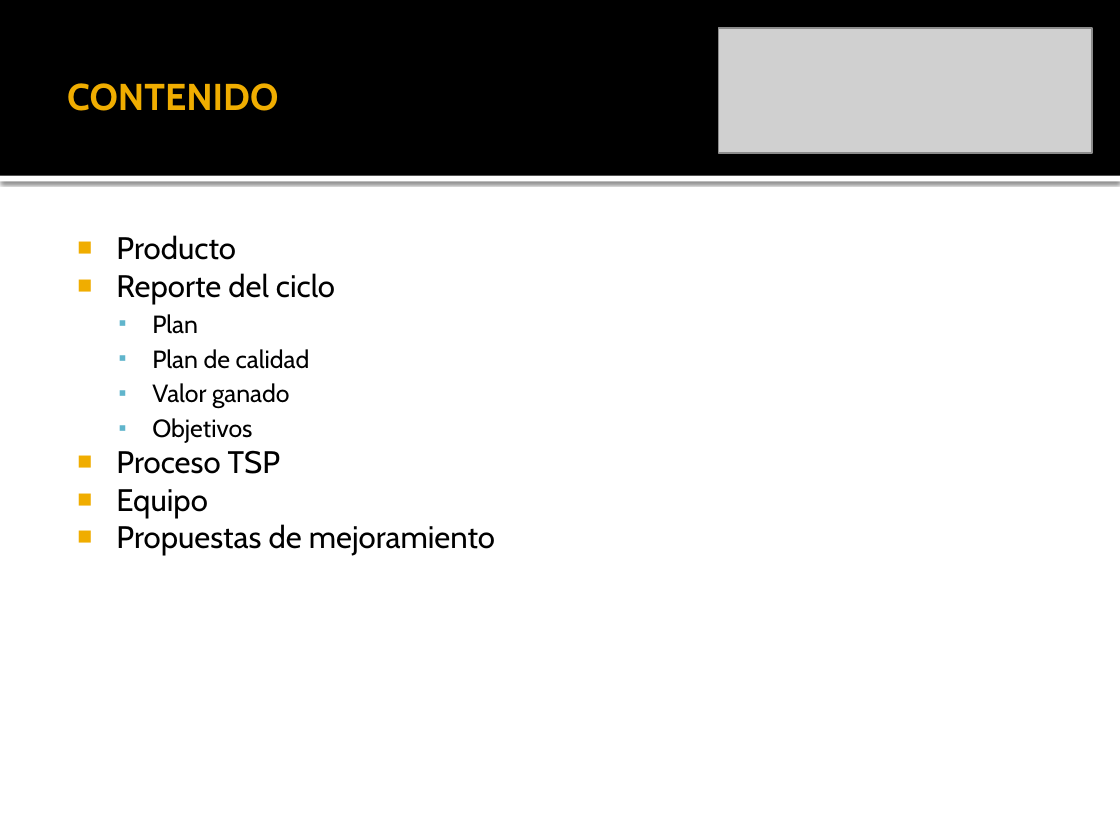
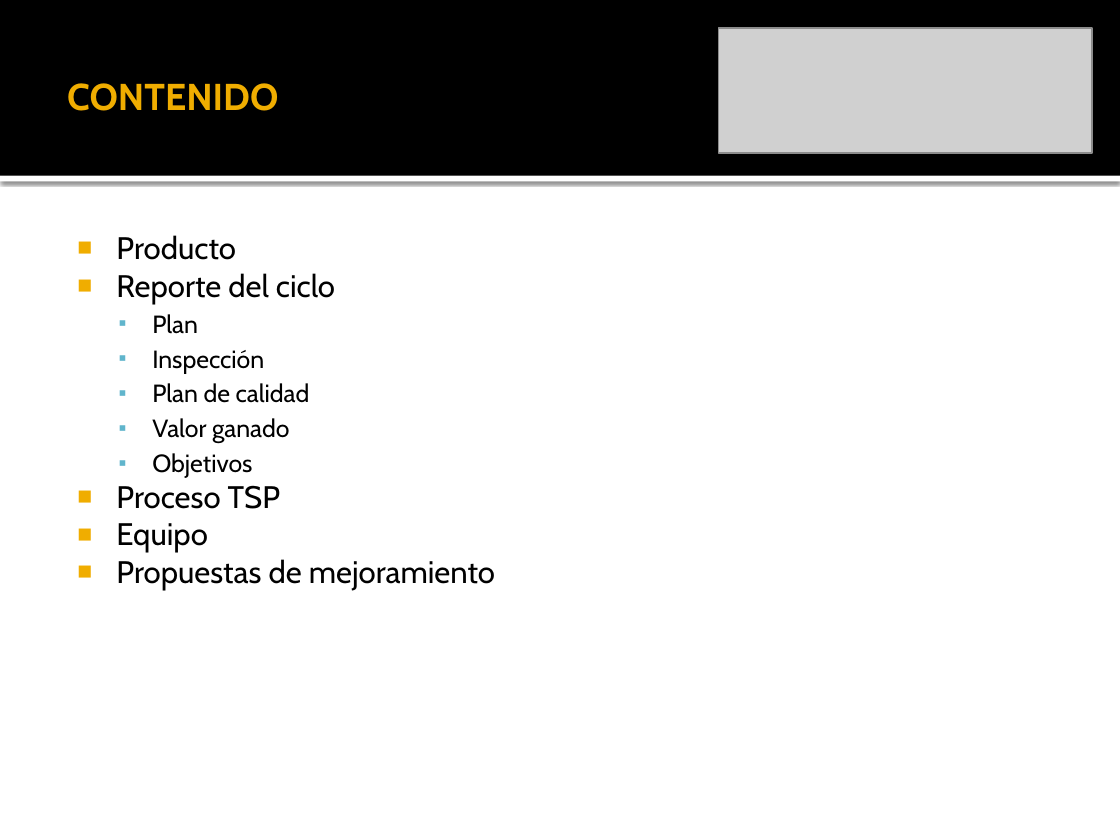
Before and after one commit to leseroth/ingenium-managment, a slide deck: slide 2 of CSOF5101 Ingeniera de Software/TSP/0323PostMortemTSPCiclo2.pptx. Drawn at 1120x840 pixels with LibreOffice and Linux fonts; fonts in the diff are those of the drawing; grey boxes stand for pictures. Boxes give left, top, right and bottom in pixels: in the first picture for what was removed or moved away, otherwise in the second. Text is boxed around its words. In the diff, an @@ line names an element or a change of style, - is before the commit and + after.

```diff
--- a/CSOF5101 Ingeniera de Software/TSP/0323PostMortemTSPCiclo2.pptx
+++ b/CSOF5101 Ingeniera de Software/TSP/0323PostMortemTSPCiclo2.pptx
@@ text at bbox=[152, 350, 264, 373]: paragraph added @@
+  ▪ Inspección
```
Also in this commit, not shown: 8 other slides changed, 1 slide added, 5 slides removed, 1 other file.
